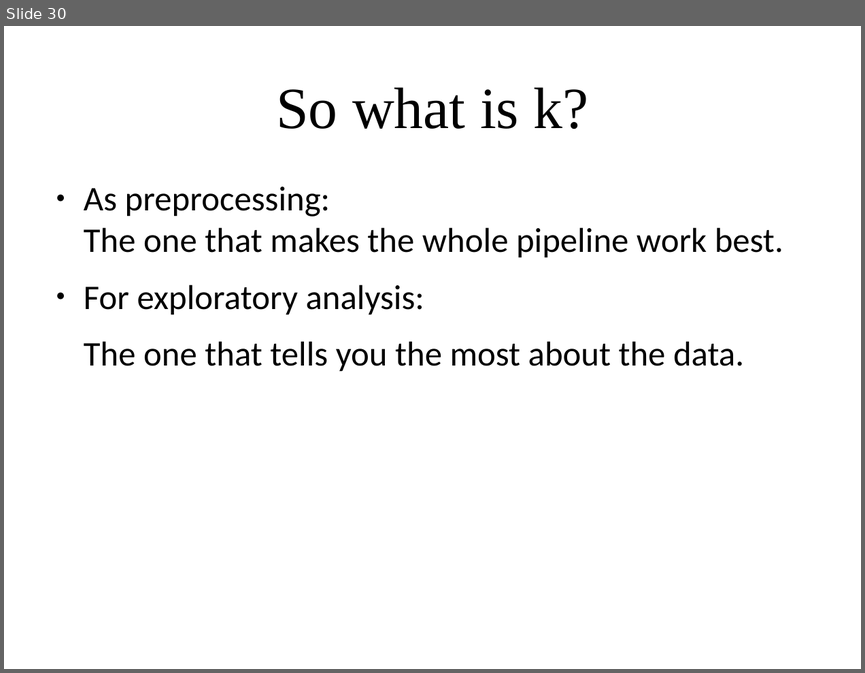
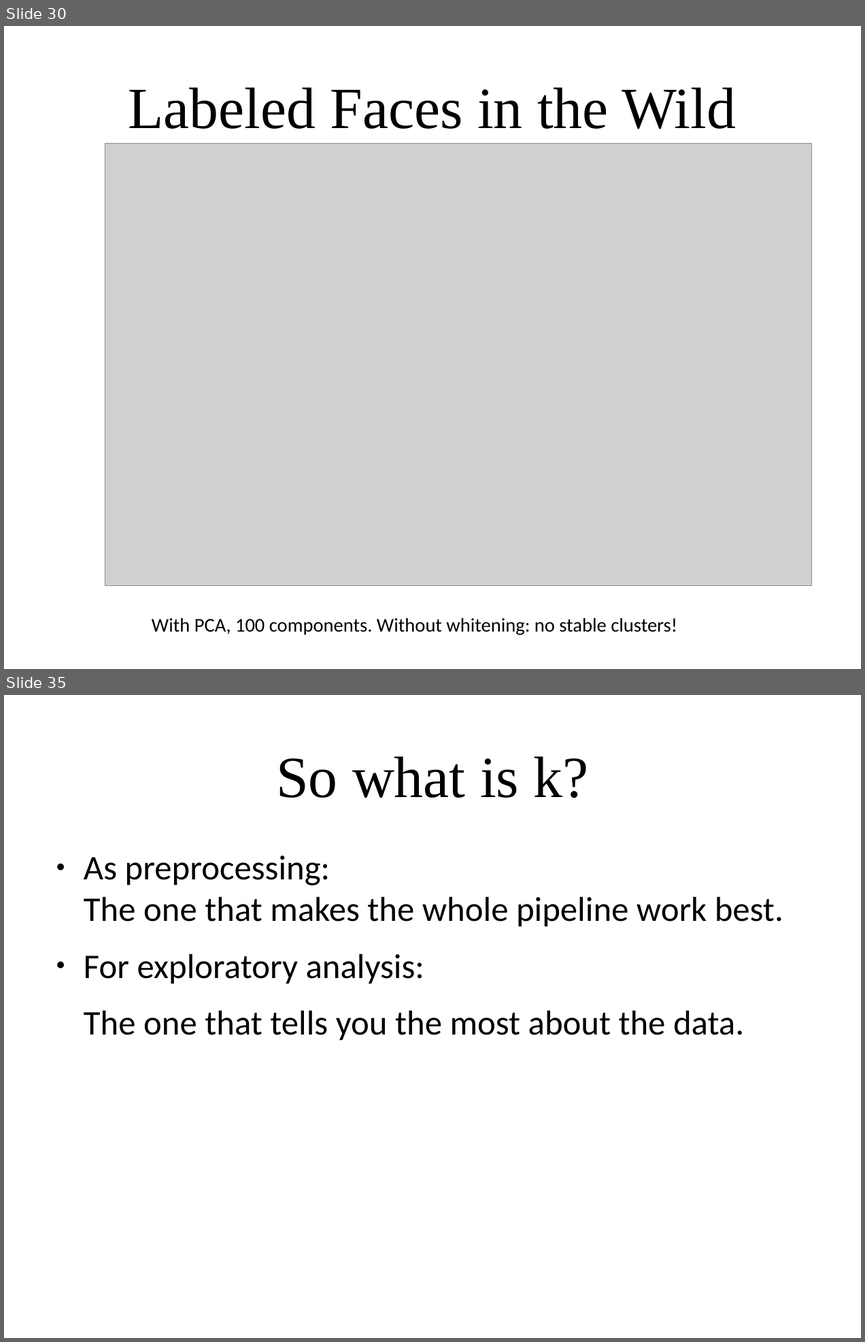
Before and after one commit to amueller/applied_ml_spring_2017, a slide deck: slides/aml-17-032717.odp. Shown one above the other, each under a label of ours: slide 30 before the commit, slides 30 and 35 after it; the slides between them are not shown. The pictures are 865x673 and 865x1342 pixels, drawn with LibreOffice and Linux fonts; fonts in the diff are those of the drawing; grey boxes stand for pictures. Boxes give left, top, right and bottom in pixels: in the first picture for what was removed or moved away, otherwise in the second. Text is boxed around its words. In the diff, an @@ line names an element or a change of style, - is before the commit and + after.

```diff
--- a/slides/aml-17-032717.odp
+++ b/slides/aml-17-032717.odp
@@ slide 30 added at (4,26,861,669), background #FFFFFF @@
@@ title added at (128,87,736,129), 54 pt, text #000000 @@
+Labeled Faces in the Wild
@@ picture added at (105,144,812,586) @@
@@ text added at (152,618,677,635), 18 pt, text #000000 @@
+With PCA, 100 components. Without whitening: no stable clusters!
@@ what was slide 30 is now slide 35 @@
```
Also in this commit, not shown: 1 slide changed, 5 other slides added, 1 slide removed, 1 other file.
